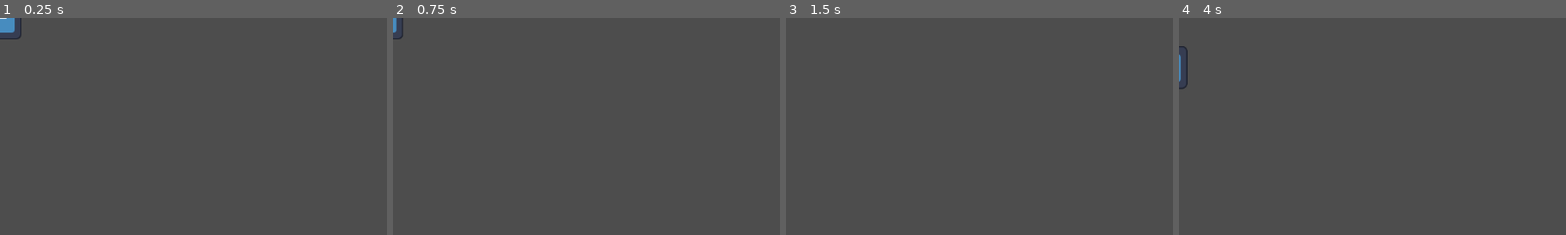
Above: before the commit, frames 1-4 (left to right).
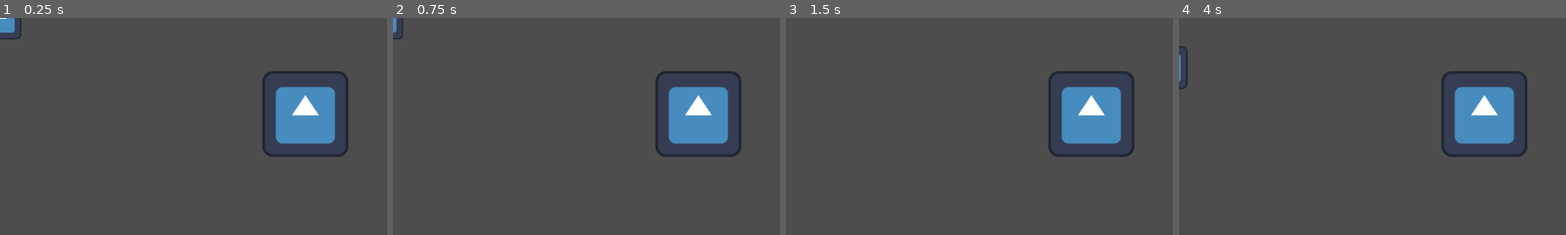
Above: after the commit, the same moments.

Repository: F1ejm/inventory
Game: Godot game, scene res://Main/main.tscn
The game is run twice, just before and just after one commit, with the same random seed, the same clock (stepped at 60 frames per second) and the same inputs. The engine's default icon, where the game draws it, is replaced by a stand-in: a white triangle on a blue panel in a dark square.
Inputs:
- Up to frame 1 (0.25 s): no input
- Up to frame 2 (0.75 s): tap Enter at 0.5 s; hold A (A) from 0.53 s (still down)
- Up to frame 3 (1.5 s): tap D (D) at 0.8, 1.35 s; tap Space at 1.25 s; release A (A) at 1.28 s
- Up to frame 4 (4 s): tap S (S) at 1.55, 3.8 s; tap Enter at 2, 3.5 s; hold S (S) 2.03-2.78 s; tap A (A) at 2.3, 2.85 s; tap Space at 2.75 s; tap D (D) at 3.05 s; hold D (D) from 3.53 s (still down)
The pictures show only the part of the screen within x 0-50%, y 0-50%; the shares and areas given below are measured in that part.

The runs differ from the first frame. In frame 1, 5.1% of the frame differs, in the area x 67-90%, y 24-64%; in frame 2, 5.1%; in frame 3, 5.1%; in frame 4, 5.1%.

Commit message:
fajne takie to wieczorem pisane na kolanie XD ale calkiem fajne takie (powtorka po nieudanym projekcie z kwietnia albo nawet i stycznia xd jak ja uwielbiam moe zawziecie w projekty no normanie jestem bogiem jak to powiedzial jeden z polakow, okazalo sie ze i w postrzeganiu niektorych ludzi faktycznie jest bogiem ale jak juz to tylko hip-hopu i nir umie wznosic sie w przestworza, w sensie latac XD)

Diff:
--- a/Character/Cahracter.tscn
+++ b/Character/Cahracter.tscn
@@ -6,7 +6,10 @@
 [sub_resource type="RectangleShape2D" id="RectangleShape2D_ei4re"]
 size = Vector2(60, 60)
 
-[node name="CharacterBody2D" type="CharacterBody2D"]
+[sub_resource type="CircleShape2D" id="CircleShape2D_mb54f"]
+radius = 103.392
+
+[node name="Character" type="CharacterBody2D" groups=["Player"]]
 script = ExtResource("1_mb54f")
 
 [node name="Sprite2D" type="Sprite2D" parent="."]
@@ -15,3 +18,10 @@
 
 [node name="CollisionShape2D" type="CollisionShape2D" parent="."]
 shape = SubResource("RectangleShape2D_ei4re")
+
+[node name="can_grab" type="Area2D" parent="."]
+
+[node name="CollisionShape2D" type="CollisionShape2D" parent="can_grab"]
+shape = SubResource("CircleShape2D_mb54f")
+
+[connection signal="body_entered" from="can_grab" to="." method="character_can_grab"]
--- a/Character/cahracter.gd
+++ b/Character/cahracter.gd
@@ -21,4 +21,9 @@
 		dir += Vector2(speed,0)
 	velocity = dir * delta
 	move_and_slide()
-	print()
+
+
+
+func character_can_grab(body: Node2D) -> void:
+	if body.is_in_group("Item"):
+		print("no i chuj nie chce mi sie dzisiaj tego pisac bo juz jest pozno a jutro trzeba wsacz i to wczesnie wiec nie pozdrawiam wszystkich i ogonie to lubie czogi i peptipoptery w szczegolnosci te bojowe xd co ja gadam XD")
--- /dev/null
+++ b/Character/inventory/inventory.gd
@@ -0,0 +1,9 @@
+extends Resource
+
+class_name inventory
+
+@export var items : Array
+@export var capasity : int
+
+func insert(item):
+	print(item)
--- /dev/null
+++ b/Character/inventory/inventory.tres
@@ -0,0 +1,9 @@
+[gd_resource type="Resource" script_class="inventory" load_steps=2 format=3 uid="uid://c5x25ncxn2ia7"]
+
+[ext_resource type="Script" uid="uid://btbhu0naxcg2o" path="res://Character/inventory/inventory.gd" id="1_i2gi6"]
+
+[resource]
+script = ExtResource("1_i2gi6")
+items = []
+capasity = 0
+metadata/_custom_type_script = "uid://btbhu0naxcg2o"
--- /dev/null
+++ b/Items/res/item_res.gd
@@ -0,0 +1,7 @@
+extends Resource
+
+class_name item
+
+@export var name : String
+@export var icon : Texture2D
+@export var power  : float
--- /dev/null
+++ b/Items/res/sword.tres
@@ -0,0 +1,11 @@
+[gd_resource type="Resource" script_class="item" load_steps=3 format=3 uid="uid://c4q3dyac1qgml"]
+
+[ext_resource type="Texture2D" uid="uid://1gnfnsaykhg" path="res://icon.svg" id="1_daha1"]
+[ext_resource type="Script" uid="uid://bcijv4gywulxc" path="res://Items/res/item_res.gd" id="1_yqe7w"]
+
+[resource]
+script = ExtResource("1_yqe7w")
+name = "Sword"
+icon = ExtResource("1_daha1")
+power = 100.0
+metadata/_custom_type_script = "uid://bcijv4gywulxc"
--- /dev/null
+++ b/Items/scenes_of_items/sword.gd
@@ -0,0 +1,13 @@
+extends StaticBody2D
+
+@export var item_info : item
+@export var quantity : int
+@export var txt : Sprite2D
+
+func _ready() -> void:
+	txt.texture = item_info.icon
+
+
+func _on_area_2d_body_entered(body: Node2D) -> void:
+	if body.is_in_group("Player"):
+		queue_free()
--- /dev/null
+++ b/Items/scenes_of_items/sword.tscn
@@ -0,0 +1,28 @@
+[gd_scene load_steps=5 format=3 uid="uid://dr2e3mhxd5dem"]
+
+[ext_resource type="Script" uid="uid://lxile0s15rfr" path="res://Items/scenes_of_items/sword.gd" id="1_2d35r"]
+[ext_resource type="Resource" uid="uid://c4q3dyac1qgml" path="res://Items/res/sword.tres" id="2_oywea"]
+
+[sub_resource type="CircleShape2D" id="CircleShape2D_wrmtx"]
+radius = 44.0
+
+[sub_resource type="CircleShape2D" id="CircleShape2D_2d35r"]
+radius = 44.4072
+
+[node name="StaticBody2D" type="StaticBody2D" node_paths=PackedStringArray("txt") groups=["Item"]]
+script = ExtResource("1_2d35r")
+item_info = ExtResource("2_oywea")
+quantity = 1
+txt = NodePath("Sprite2D")
+
+[node name="CollisionShape2D" type="CollisionShape2D" parent="."]
+shape = SubResource("CircleShape2D_wrmtx")
+
+[node name="Area2D" type="Area2D" parent="."]
+
+[node name="CollisionShape2D" type="CollisionShape2D" parent="Area2D"]
+shape = SubResource("CircleShape2D_2d35r")
+
+[node name="Sprite2D" type="Sprite2D" parent="."]
+
+[connection signal="body_entered" from="Area2D" to="." method="_on_area_2d_body_entered"]
--- a/Main/main.tscn
+++ b/Main/main.tscn
@@ -1,7 +1,11 @@
-[gd_scene load_steps=2 format=3 uid="uid://b56ch450exqi8"]
+[gd_scene load_steps=3 format=3 uid="uid://b56ch450exqi8"]
 
 [ext_resource type="PackedScene" uid="uid://cs3kso4fghgbt" path="res://Character/Cahracter.tscn" id="1_yh5la"]
+[ext_resource type="PackedScene" uid="uid://dr2e3mhxd5dem" path="res://Items/scenes_of_items/sword.tscn" id="2_2w1kt"]
 
 [node name="Main" type="Node2D"]
 
-[node name="CharacterBody2D" parent="." instance=ExtResource("1_yh5la")]
+[node name="Character" parent="." instance=ExtResource("1_yh5la")]
+
+[node name="StaticBody2D" parent="." instance=ExtResource("2_2w1kt")]
+position = Vector2(454, 143)
--- a/project.godot
+++ b/project.godot
@@ -14,6 +14,11 @@
 run/main_scene="uid://b56ch450exqi8"
 config/features=PackedStringArray("4.4", "GL Compatibility")
 config/icon="res://icon.svg"
+
+[global_group]
+
+Player="only player can be in this group"
+Item="Group for every item in game (pickable)"
 
 [input]
 
Not shown: 1 places in Character/Cahracter.tscn that only renumber resources
Not shown, added: Character/inventory/inventory.gd.uid
Not shown, added: Items/res/item_res.gd.uid
Not shown, added: Items/scenes_of_items/sword.gd.uid
